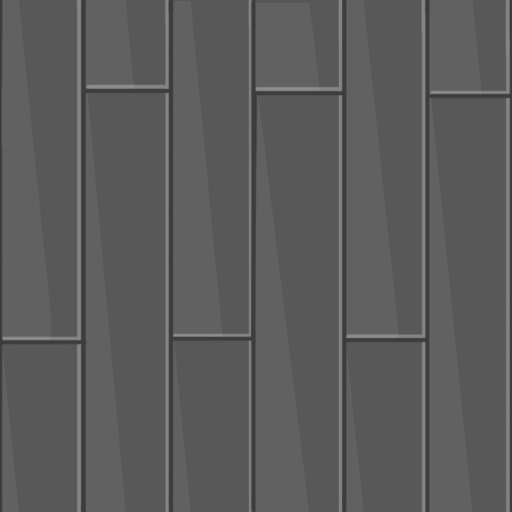
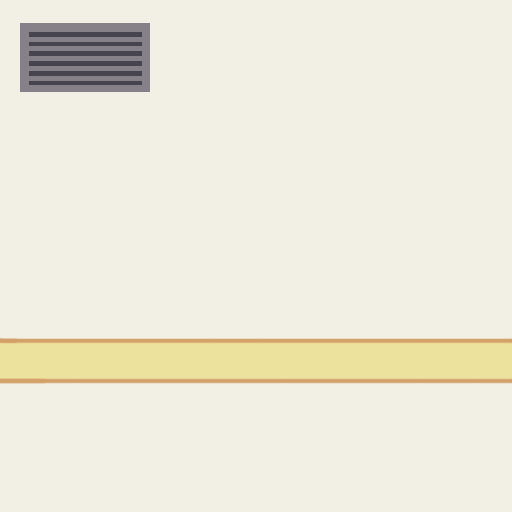
Comparing the layer stacks of the two 512×512 images. Changes:
added layer "Calque 16" above "Calque 15" over bbox(20, 23, 150, 92)
added layer "Calque 15" above "Calque 14" over bbox(0, 337, 512, 384)
added layer "Calque 14" above "Lab" over bbox(0, 0, 512, 512)
moved "Line copie 4" into group "Office" over bbox(0, 0, 512, 512)
moved "Calque 10" into group "Office" over bbox(1, 0, 481, 512)
moved "Calque 9" into group "Office" over bbox(0, 0, 512, 512)
moved "Calque 1" into group "Office" over bbox(0, 0, 512, 512)
